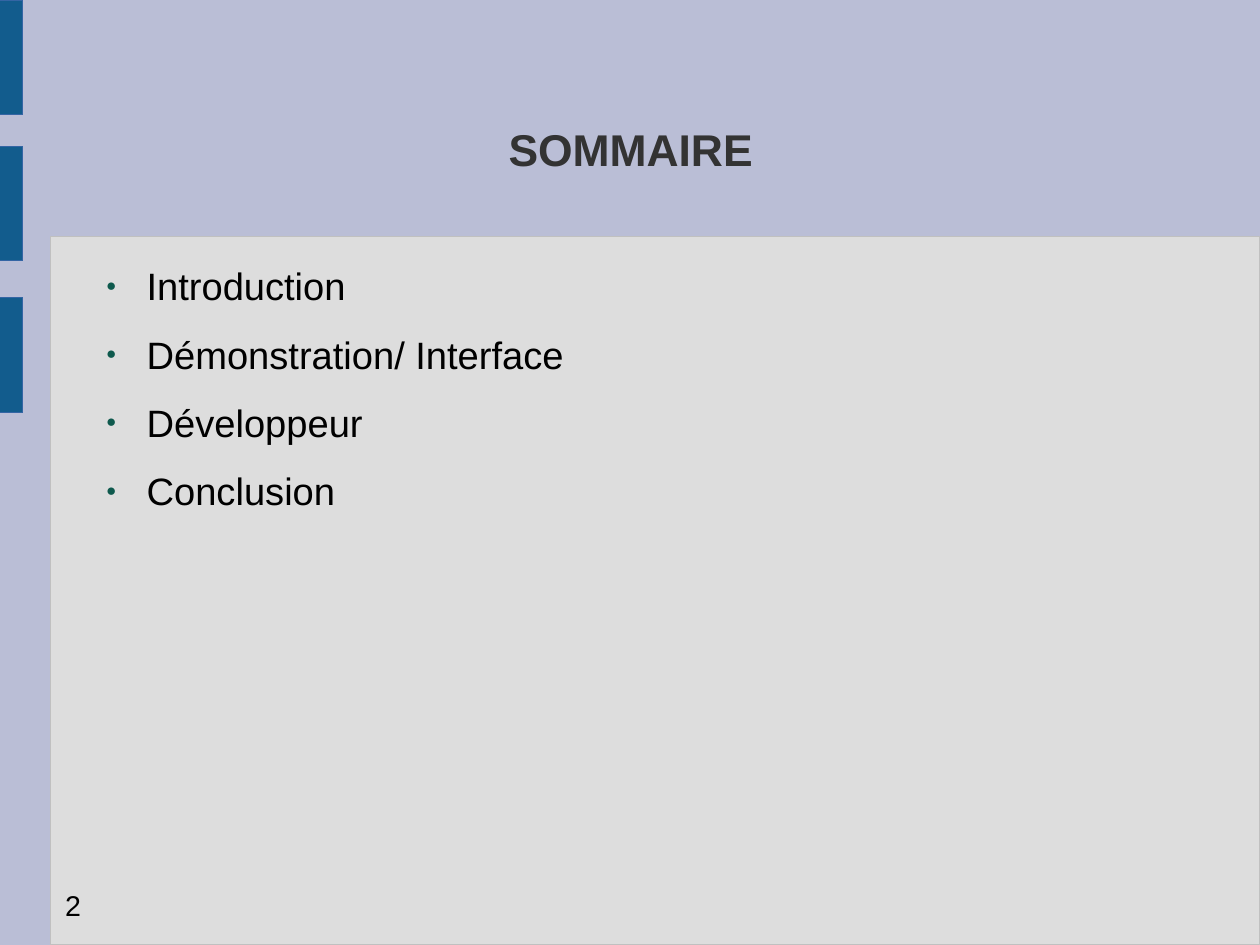
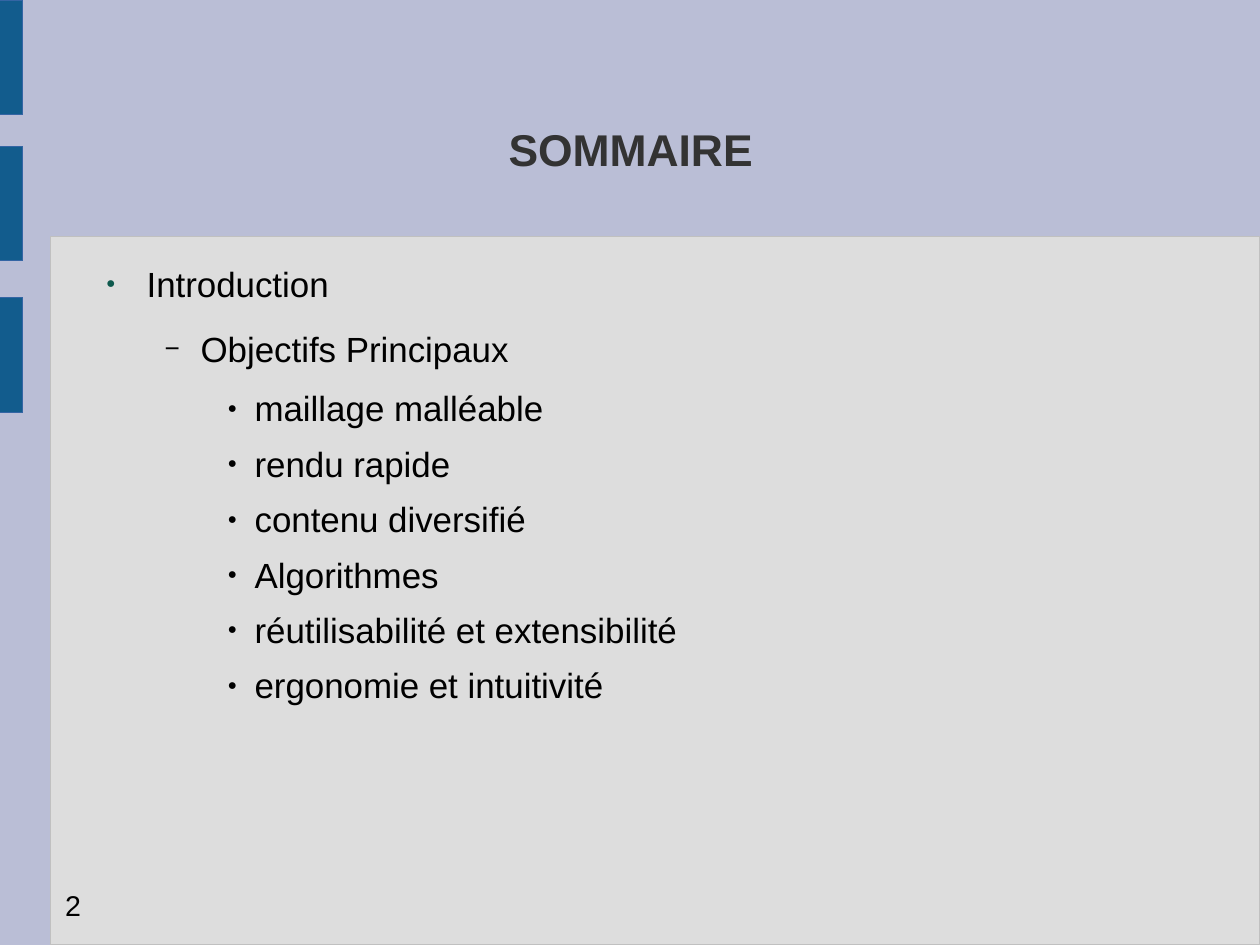
Before and after one commit to slvrgauthier/OpenSculpt, a slide deck: slide 2 of Documentation/Présentation_diapo.odp. Drawn at 1260x945 pixels with LibreOffice and Linux fonts; fonts in the diff are those of the drawing. Boxes give left, top, right and bottom in pixels: in the first picture for what was removed or moved away, otherwise in the second. Text is boxed around its words. In the diff, an @@ line names an element or a change of style, - is before the commit and + after.

```diff
--- a/Documentation/Présentation_diapo.odp
+++ b/Documentation/Présentation_diapo.odp
@@ text at (x1=147, y1=271, x2=329, y2=298): size 24 to 22 pt in "Introduction" @@
@@ text at (x1=201, y1=336, x2=677, y2=705): text changed; size 24 to 22 pt @@
-● Démonstration/ Interface
-● Développeur
-● Conclusion
+  − Objectifs Principaux
+    ● maillage malléable
+    ● rendu rapide
+    ● contenu diversifié
+    ● Algorithmes
+    ● réutilisabilité et extensibilité
+    ● ergonomie et intuitivité
```
Also in this commit, not shown: 1 slide added, 1 slide removed.
